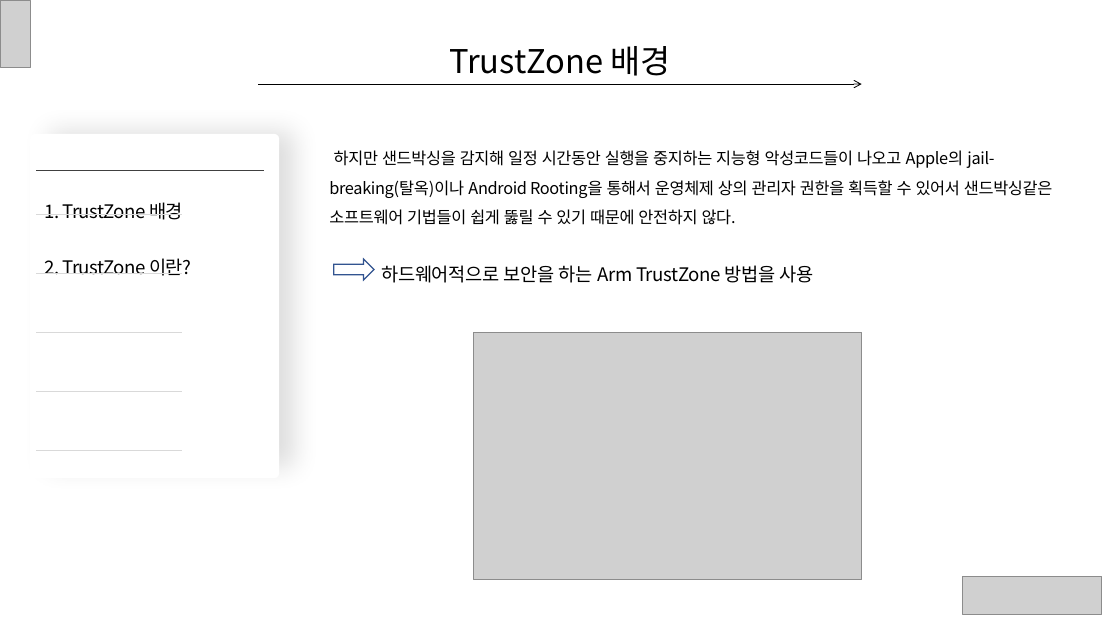
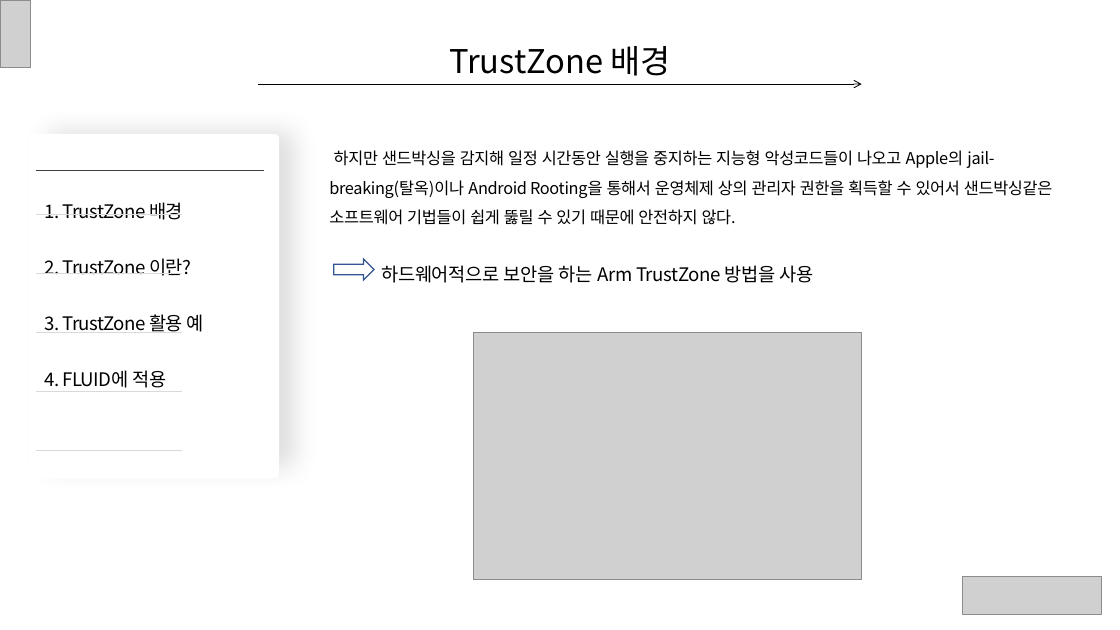
Before and after one commit to ryusangwon/Arm-Trustzone, a slide deck: slide 4 of Trustzone.pptx. Drawn at 1120x630 pixels with LibreOffice and Linux fonts; fonts in the diff are those of the drawing; grey boxes stand for pictures. Boxes give left, top, right and bottom in pixels: in the first picture for what was removed or moved away, otherwise in the second. Text is boxed around its words. In the diff, an @@ line names an element or a change of style, - is before the commit and + after.

```diff
--- a/Trustzone.pptx
+++ b/Trustzone.pptx
@@ text at [45, 314, 204, 388]: paragraphs added @@
+3. TrustZone 활용 예
+4. FLUID에 적용
```
Also in this commit, not shown: 6 other slides changed.
